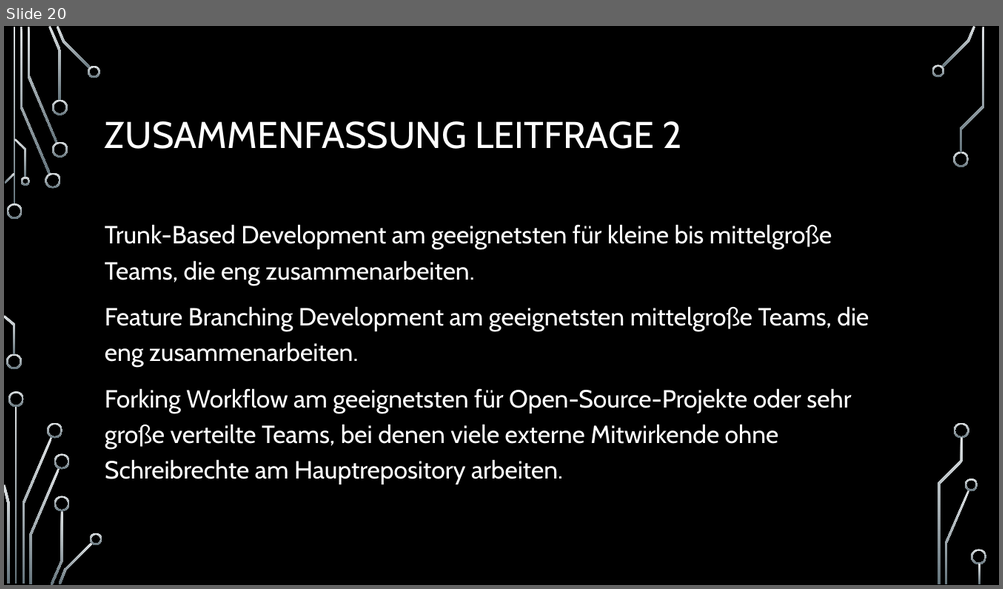
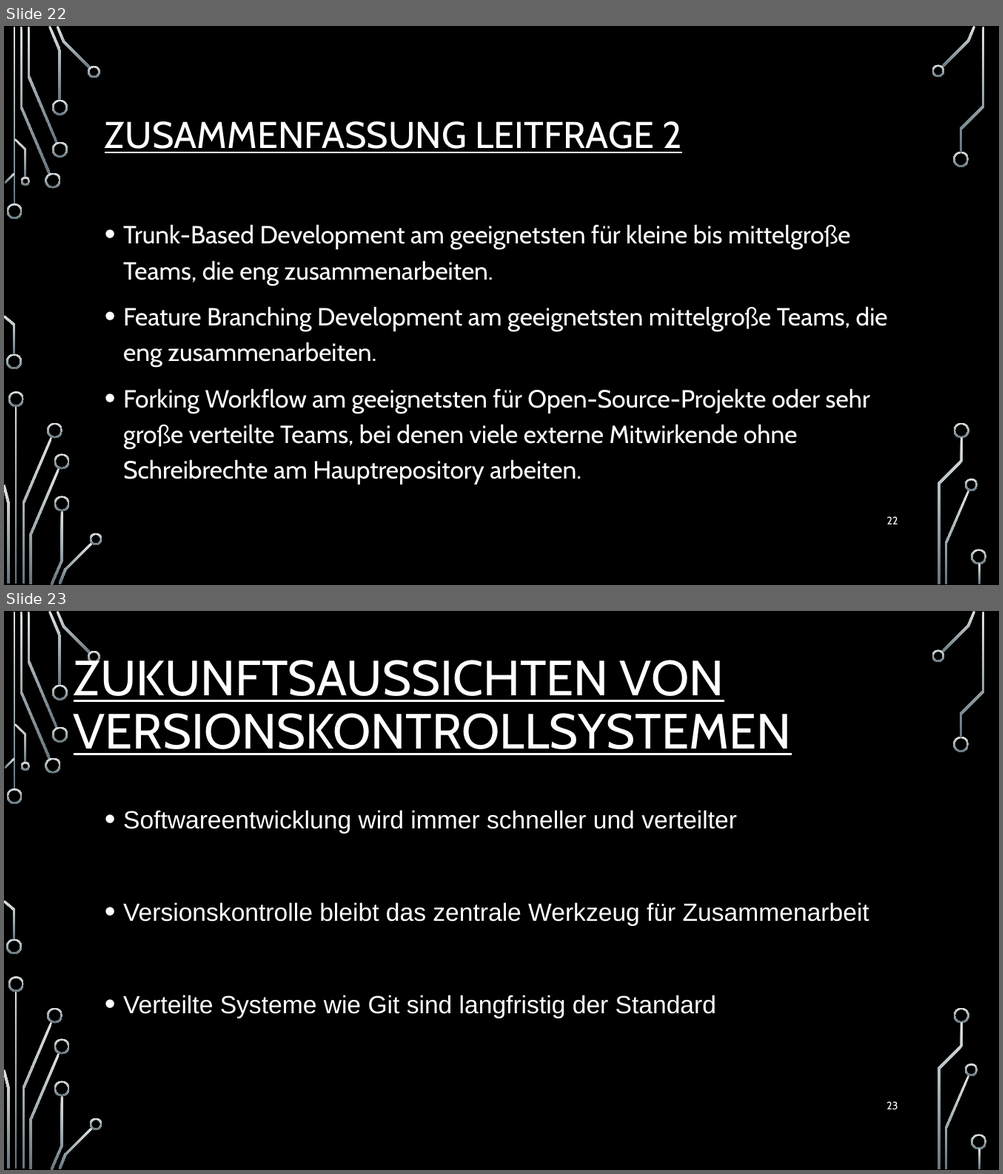
Before and after one commit to Igelkaempfer/Versionsverwaltungssystem-Poster, a slide deck: Versionskontrollsysteme im Softwareengineering (1).pptx. Shown one above the other, each under a label of ours: slide 20 before the commit, slides 22 and 23 after it. The pictures are 1003x589 and 1003x1174 pixels, drawn with LibreOffice and Linux fonts; fonts in the diff are those of the drawing; background and template pictures are left out. Boxes give left, top, right and bottom in pixels: in the first picture for what was removed or moved away, otherwise in the second. Text is boxed around its words. In the diff, an @@ line names an element or a change of style, - is before the commit and + after.

```diff
--- a/Versionskontrollsysteme im Softwareengineering (1).pptx
+++ b/Versionskontrollsysteme im Softwareengineering (1).pptx
@@ slide 23 added at [4,611,999,1170], background picture (left out); not listed: 36 template elements that a slide beside it also shows @@
@@ title added at [74,654,791,755], 47.7 pt, text #FFFFFF, underline @@
+ZUKUNFTSAUSSICHTEN VON VERSIONSKONTROLLSYSTEMEN
@@ text added at [123,810,869,1019], 24 pt, text #FFFFFF @@
+• Softwareentwicklung wird immer schneller und verteilter
+• Versionskontrolle bleibt das zentrale Werkzeug für Zusammenarbeit
+• Verteilte Systeme wie Git sind langfristig der Standard
@@ page number added at [886,1102,898,1110], 10.5 pt, text #FFFFFF @@
+23
@@ what was slide 20 is now slide 22 @@
@@ slide 22 changed as well @@
@@ title "ZUSAMMENFASSUNG LEITFRAGE 2" at [105,121,682,153]: underline on @@
@@ text "Trunk-Based Development am geeignetsten für ..." at [123,224,888,485]: bullet none to • @@
@@ page number added at [886,517,897,525], 10.5 pt, text #FFFFFF @@
+22
```
Also in this commit, not shown: 17 other slides changed, 8 other slides added, 2 slides removed.
